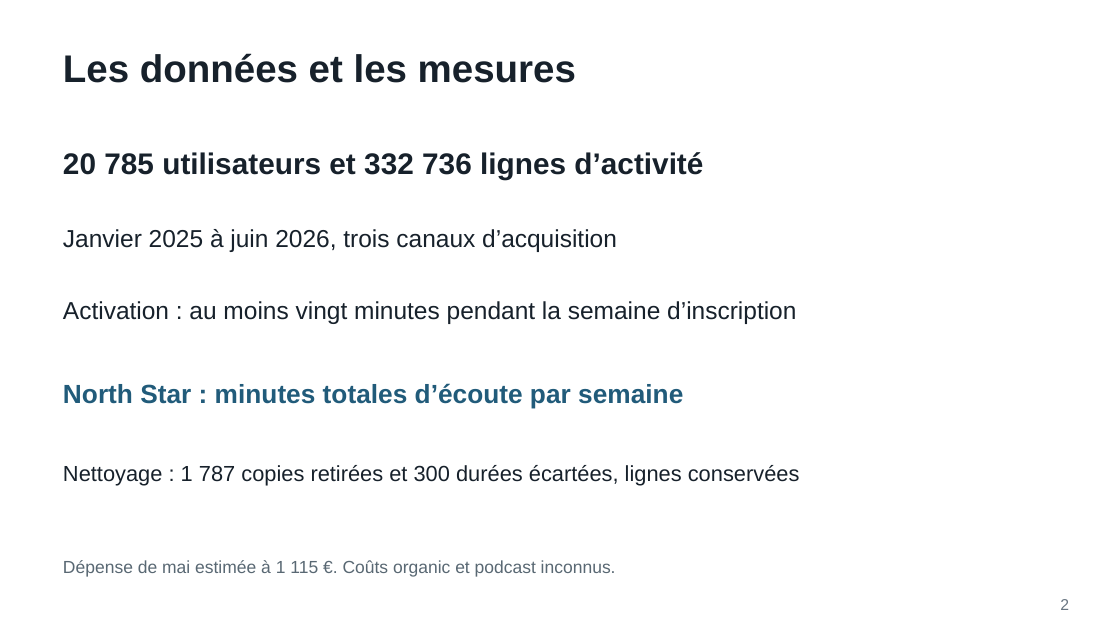
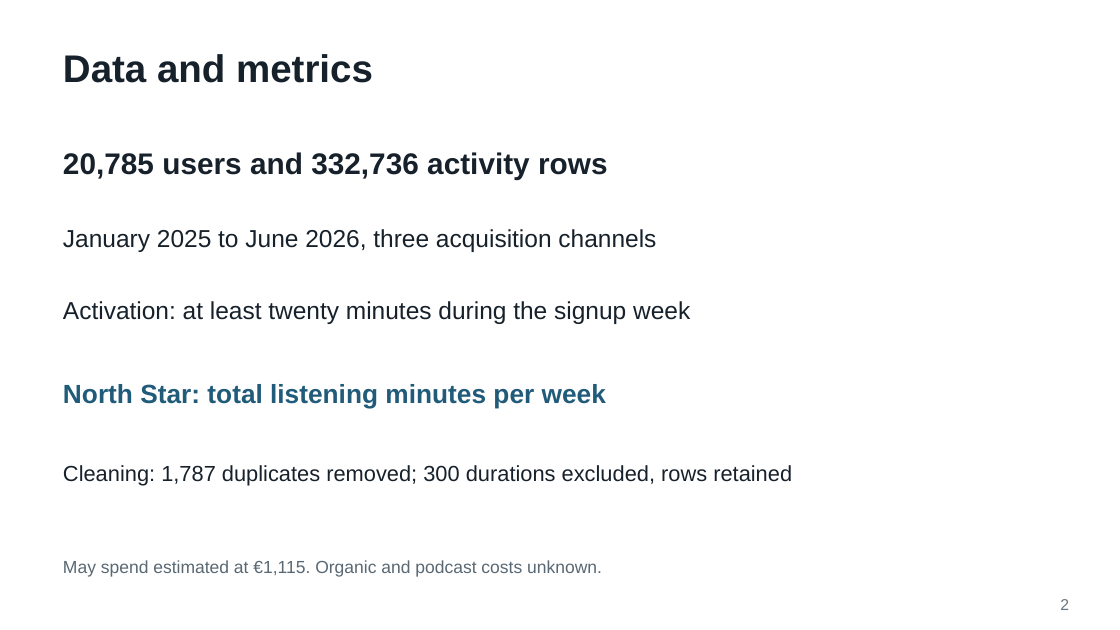
Before and after one commit to moss5002/GrowthModel, a slide deck: slide 2 of deliverables/G06_Echo_slides.pptx. Drawn at 1120x630 pixels with LibreOffice and Linux fonts; fonts in the diff are those of the drawing. Boxes give left, top, right and bottom in pixels: in the first picture for what was removed or moved away, otherwise in the second. Text is boxed around its words. In the diff, an @@ line names an element or a change of style, - is before the commit and + after.

```diff
--- a/deliverables/G06_Echo_slides.pptx
+++ b/deliverables/G06_Echo_slides.pptx
@@ text at (63,54,373,83): text changed @@
-Les données et les mesures
+Data and metrics
@@ text at (63,152,607,179): text changed @@
-20 785 utilisateurs et 332 736 lignes d’activité
+20,785 users and 332,736 activity rows
@@ text at (63,229,656,252): text changed @@
-Janvier 2025 à juin 2026, trois canaux d’acquisition
+January 2025 to June 2026, three acquisition channels
@@ text at (63,301,690,324): text changed @@
-Activation : au moins vingt minutes pendant la semaine d’inscription
+Activation: at least twenty minutes during the signup week
@@ text at (63,384,606,409): text changed @@
-North Star : minutes totales d’écoute par semaine
+North Star: total listening minutes per week
@@ text at (63,465,792,485): text changed @@
-Nettoyage : 1 787 copies retirées et 300 durées écartées, lignes conservées
+Cleaning: 1,787 duplicates removed; 300 durations excluded, rows retained
@@ text at (63,560,602,577): text changed @@
-Dépense de mai estimée à 1 115 €. Coûts organic et podcast inconnus.
+May spend estimated at €1,115. Organic and podcast costs unknown.
```
Also in this commit, not shown: 6 other slides changed, 3 slides added, 3 slides removed, 7 other files.
